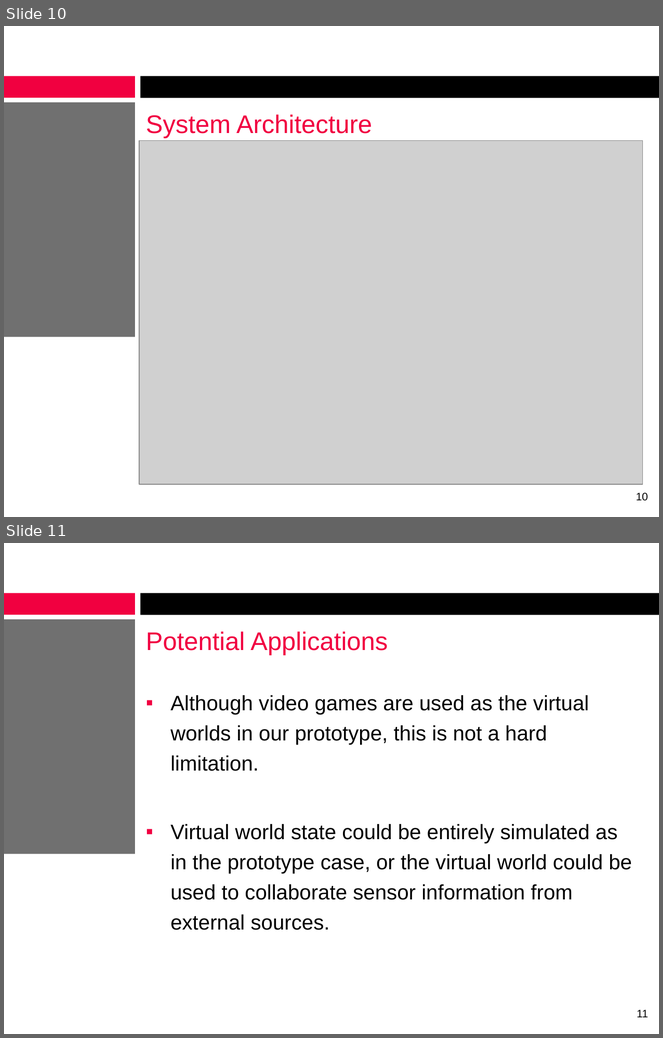
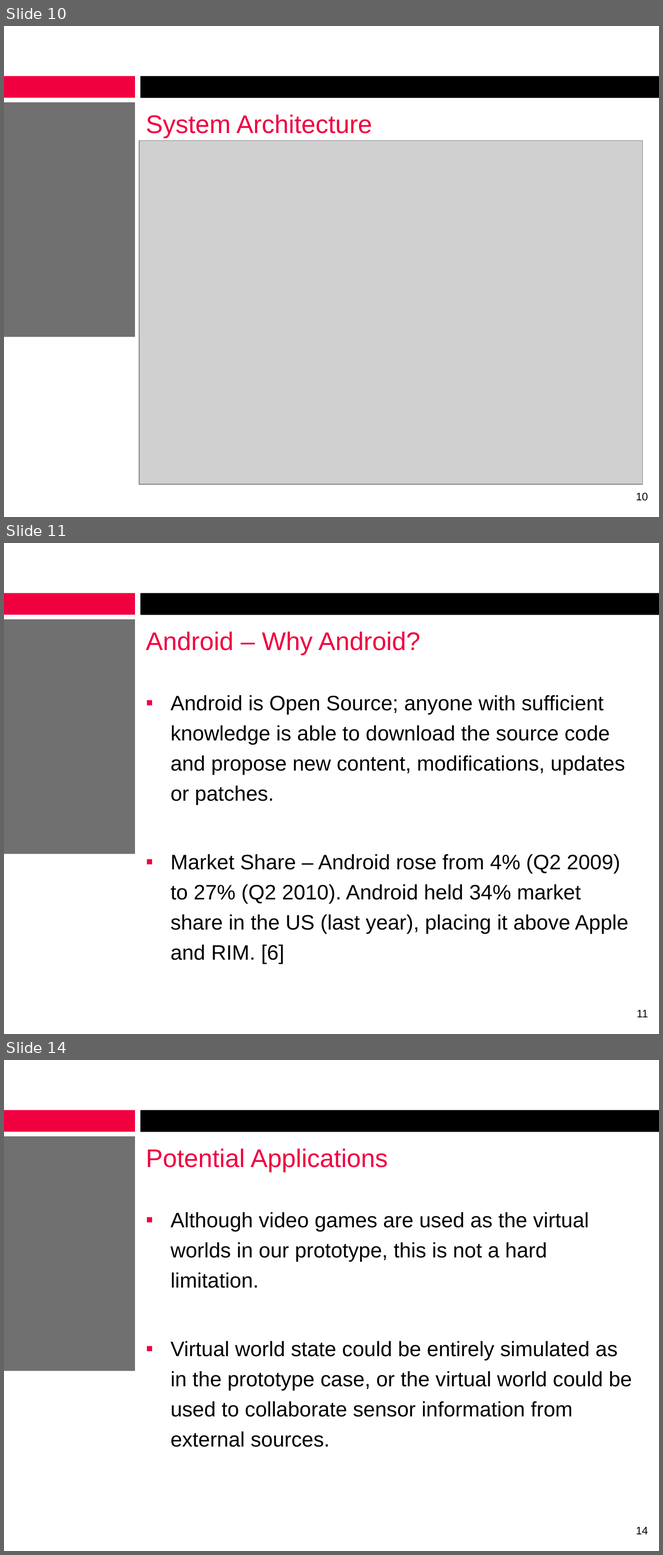
Before and after one commit to alexcraig/RoboWars, a slide deck: docs/presentation_slides/RoboWarsPresentation_AlexCraig.pptx. Shown one above the other, each under a label of ours: slides 10 and 11 before the commit, slides 10, 11 and 14 after it; the slides between them are not shown. The pictures are 663x1038 and 663x1555 pixels, drawn with LibreOffice and Linux fonts; fonts in the diff are those of the drawing; grey boxes stand for pictures; background and template pictures are left out. Boxes give left, top, right and bottom in pixels: in the first picture for what was removed or moved away, otherwise in the second. Text is boxed around its words. In the diff, an @@ line names an element or a change of style, - is before the commit and + after.

```diff
--- a/docs/presentation_slides/RoboWarsPresentation_AlexCraig.pptx
+++ b/docs/presentation_slides/RoboWarsPresentation_AlexCraig.pptx
@@ slide 11 added at box(4, 543, 659, 1034), background #FFFFFF; not listed: 3 template elements that a slide beside it also shows @@
@@ title added at box(146, 631, 421, 655), 28 pt, text #F10040 @@
+Android – Why Android?
@@ text added at box(170, 695, 629, 964), 23 pt, text #000000 @@
+▪ Android is Open Source; anyone with sufficient knowledge is able to download the source code and propose new content, modifications, updates or patches.
+▪ Market Share – Android rose from 4% (Q2 2009) to 27% (Q2 2010). Android held 34% market share in the US (last year), placing it above Apple and RIM. [6]
@@ page number added at box(637, 1010, 648, 1018), 12 pt, text #000000 @@
+11
@@ what was slide 11 is now slide 14 @@
@@ page number at box(636, 1527, 648, 1535): text changed @@
-11
+14
```
Also in this commit, not shown: 2 slides changed, 2 other slides added.
